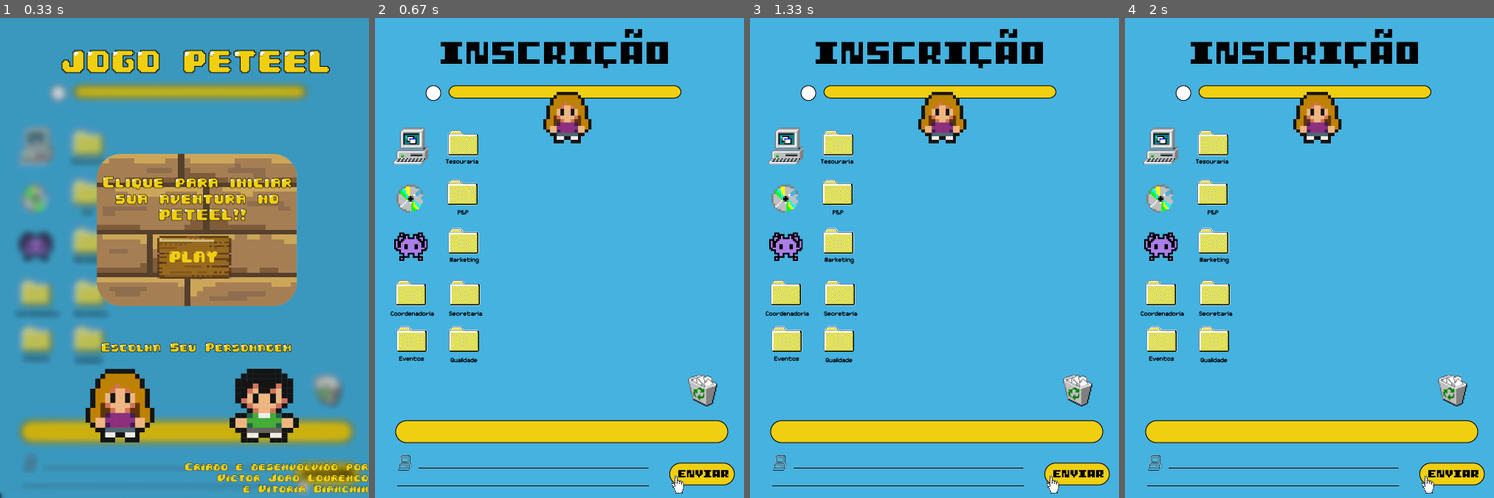
Above: before the commit, frames 1-4 (left to right).
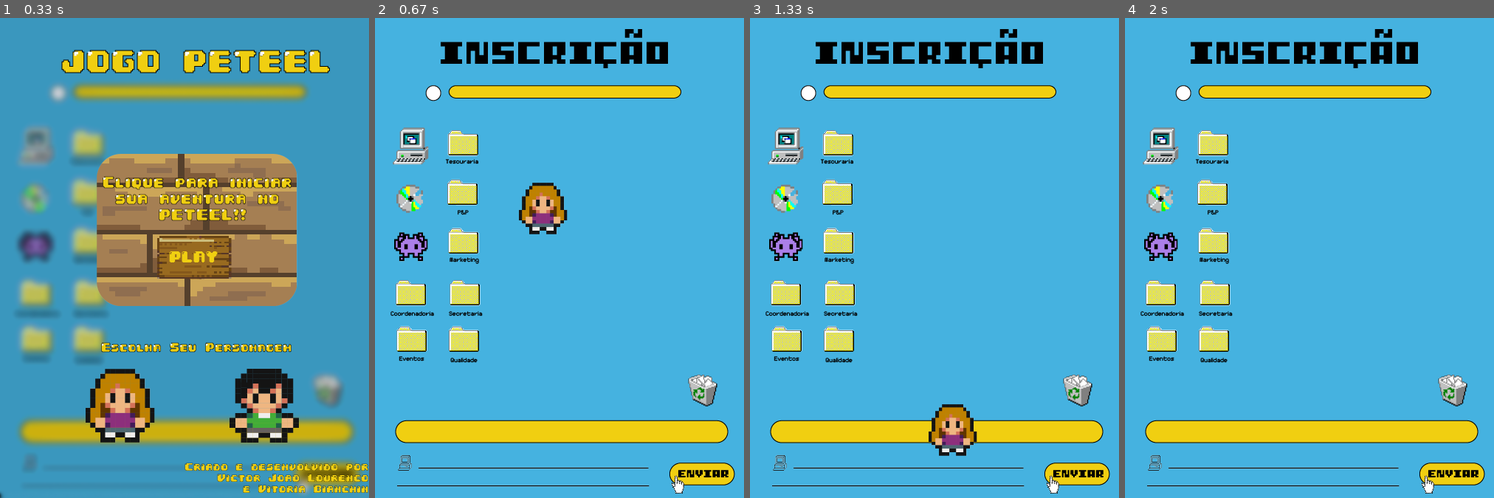
Above: after the commit, the same moments.

Repository: Victor-J-L/JOGO-PETEEL
Game: pygame game, started from primeirafaseteste.py
The game is run twice, just before and just after one commit, with the same random seed, the same clock (stepped at 60 frames per second) and the same inputs.
Inputs (mouse positions are in pixels of both pictures, inside the frame that each line leads up to):
- Up to frame 1 (0.33 s): no input
- Up to frame 2 (0.67 s): click (570, 258) at 0.38 s
- Up to frame 3 (1.33 s): hold Right 0.67-1.13 s; move the mouse to (919, 277) at 0.7 s
- Up to frame 4 (2 s): no input

Frame 1 is identical in both runs. In frame 2, 2.2% of the frame differs, in the area x 39-59%, y 15-46%; in frame 3, 2.2%; in frame 4, 1.1%.

Commit message:
tentando

Diff:
--- a/primeirafaseteste.py
+++ b/primeirafaseteste.py
@@ -27,16 +27,16 @@
         pygame.sprite.Sprite.__init__(self)
         self.image = pygame.image.load("Imagens/personagem/personagem1frente_min.png")
         self.rect = self.image.get_rect()
-        self.rect.center= (261,510)
+        self.rect.center= (400,100)
         self.rect.top = 800
         self.rect.left = 228
         self.rect.right = 228
-        self.pos = vec(261, 510)
+        self.pos = vec(800,800)
         self.vel = vec(0, 0)
         self.acc = vec(0, 0)
 
     def update(self):
-        self.acc = vec(0, 0.5)
+        self.acc = vec(0, 0)
         keys = pygame.key.get_pressed()
         if keys[pygame.K_LEFT]:
             self.acc.x = -0,5
@@ -44,7 +44,7 @@
             self.acc.x = 0,5
 
         # apply friction
-        self.acc.x += self.vel.x * (-0.12)
+        self.acc += self.vel * (-0.12)
         # equations of motion
         self.vel += self.acc
         self.pos += self.vel + 0.5 * self.acc
@@ -55,7 +55,7 @@
         if self.pos.x < -10:
             self.pos.x = 500
 
-        self.rect.midbottom = self.pos
+        self.rect.center = self.pos
 
 class Selecao(pygame.sprite.Sprite):
     def __init__(self):
@@ -66,12 +66,12 @@
         self.rect.right = 800
 
 class Plataformas(pygame.sprite.Sprite):
-    def __init__(self, x, y, w, h):
+    def __init__(self):
         pygame.sprite.Sprite.__init__(self)
         self.image = pygame.image.load("Imagens/Primeira Fase/plataforma.png")
         self.rect = self.image.get_rect()
-        self.rect.x = x
-        self.rect.y = y
+        self.rect.top = 200
+        self.rect.left = 200
 
 class Paginainicial(pygame.sprite.Sprite):
     def __init__(self):
@@ -111,15 +111,17 @@
         self.rect.left = 280
         self.rect.right = 300
 
-
-'''class chao(pygame.sprite.Sprite):
-    def __init__(self):
-        pygame.sprite.Sprite.__init__(self)
-        self.rect - self.image.get_rect()
-        self.rect = pygame.Surface((w,h))
-        self.image.fill(0,0,0)
-        self.top = 475
-        self.left = 0'''
+cor_azul = (181,244,253)
+
+'''class Chao(pygame.sprite.Sprite):
+    def __init__(self, x, y):
+        pygame.sprite.Sprite.__init__(self)
+        self.image = pygame.image.load("Imagens/Primeira Fase/iconefinal.png")
+        self.image.fill(cor_azul)
+        self.rect = self.image.get_rect()
+        self.rect.x = x
+        self.rect.y = y'''
+
 
 
 def main():
@@ -130,8 +132,8 @@
     pygame.display.set_caption("Jogo PETEEL")
     relogio = pygame.time.Clock()
     all_sprites = pygame.sprite.Group()
-    plataformas = pygame.sprite.Group()
     fundo = pygame.image.load("Imagens/Primeira Fase/fundo123desfocado.png")
+
 
     #CORES
     cor_azul = (181,244,253)
@@ -149,28 +151,14 @@
     all_sprites.add(personagem2)
     selecao= Selecao()
     all_sprites.add(selecao)
-    #plataforma1 = Plataformas()
+    plataforma1 = Plataformas()
     #all_sprites.add(plataforma1)
     iconefinal= Iconefinal()
     #all_sprites.add(iconefinal)
     bolinha= Bolinha()
     #all_sprites.add(bolinha)
 
-    #criação das plataformas
-
-    p1 = Plataformas(10, 400, 30, 40)
-    #all_sprites.add(p1)
-    plataformas.add(p1)
-    p2 = Plataformas(100, 500, 30, 40)
-    #all_sprites.add(p1)
-    plataformas.add(p2)
-
-    #colisão
-
-    hits = pygame.sprite.spritecollide(personagem,plataformas, False)
-    if hits:
-        personagem.pos.y = hits[0].rect.top
-        pygame.vel.y = 0
+
 
     sair = False
     while sair != True:
@@ -179,7 +167,7 @@
                 sair = True
 
         #Parametros
-        relogio.tick(60)
+        relogio.tick(30)
         tela.fill(cor_azul)
         (xmouse, ymouse) = pygame.mouse.get_pos()
 
@@ -188,16 +176,14 @@
             if event.type == pygame.MOUSEBUTTONDOWN:
                 personagem.image = pygame.image.load("Imagens/personagem/personagem1frente_min.png") #personagem1frente
                 personagem.rect = personagem.image.get_rect()
-                personagem.rect.top = 475
-                personagem.rect.left = 800
+                personagem.rect.center = (800,800)
                 selecao.rect.right = 217
 
         if xmouse >= personagem2.rect.left and xmouse <= personagem2.rect.right and ymouse <= personagem2.rect.bottom and ymouse >= personagem2.rect.top:
             if event.type == pygame.MOUSEBUTTONDOWN:
                 personagem.image = pygame.image.load("Imagens/personagem/personagem2frente_min.png") #personagem1frente
                 personagem.rect = personagem.image.get_rect()
-                personagem.rect.top = 475
-                personagem.rect.left = 800
+                personagem.rect.center=(800,800)
                 selecao.rect.right = 412
 
         if xmouse >= botaoplay.rect.left and xmouse <= botaoplay.rect.right and ymouse <= 351 and ymouse >= 295:
@@ -206,39 +192,31 @@
                 botaoplay.rect.left = 800
                 personagem1.rect.left = 800
                 personagem2.rect.left = 800
-                personagem.rect.top = 100
-                personagem.rect.left = 228
+                personagem.rect.center = (228,200)
+                personagem.pos = vec(228,200)
                 selecao.rect.right = 800
                 fundo = pygame.image.load("Imagens/Primeira Fase/fundo1_1.png")
 
        #Código Movimento do personagem
-        """personagem.acc = vec(0, 0.5)
+        personagem.acc = vec(0, 0.5)
         keys = pygame.key.get_pressed()
         if keys[pygame.K_LEFT]:
             personagem.acc.x = -0.5
-            personagem.acc.x += personagem.vel.x * (-0.12)
-            personagem.vel += personagem.acc
-            personagem.pos += personagem.vel + 0.5 * personagem.acc
-
-            if personagem.pos.x > 500:
-                personagem.pos.x = 0
-            if personagem.pos.x < 0:
-                personagem.pos.x = 500
-
-            personagem.rect.center = personagem.pos
 
         if keys[pygame.K_RIGHT]:
-        personagem.acc.x = 0.5
+            personagem.acc.x = 0.5
+
         personagem.acc.x += personagem.vel.x * (-0.12)
         personagem.vel += personagem.acc
         personagem.pos += personagem.vel + 0.5 * personagem.acc
 
-            if personagem.pos.x > 500:
-                personagem.pos.x = 0
-            if personagem.pos.x < 0:
-                personagem.pos.x = 500
-
-            personagem.rect.center = personagem.pos"""
+        if personagem.pos.x > 500:
+            personagem.pos.x = 0
+        if personagem.pos.x < 0:
+            personagem.pos.x = 500
+
+        personagem.rect.center = personagem.pos
+
 
         #Desenhar
         tela.blit(fundo, (0,0))
@@ -248,7 +226,5 @@
         all_sprites.update
         pygame.display.update()
 
-        ''' fazer o grupo das plataformas aparecerem apenas quando clica no botão play)'''
-
     pygame.quit()
 main()
